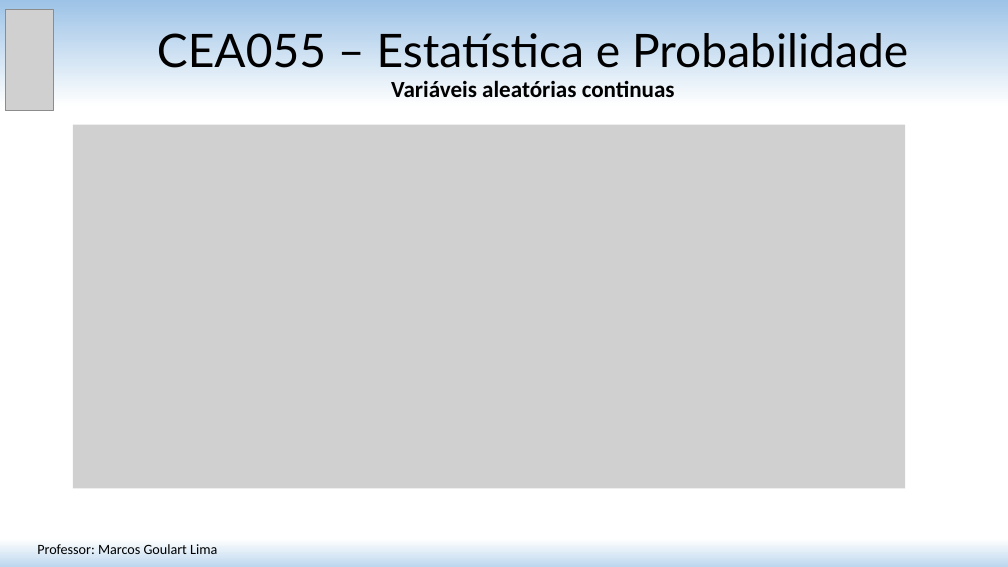
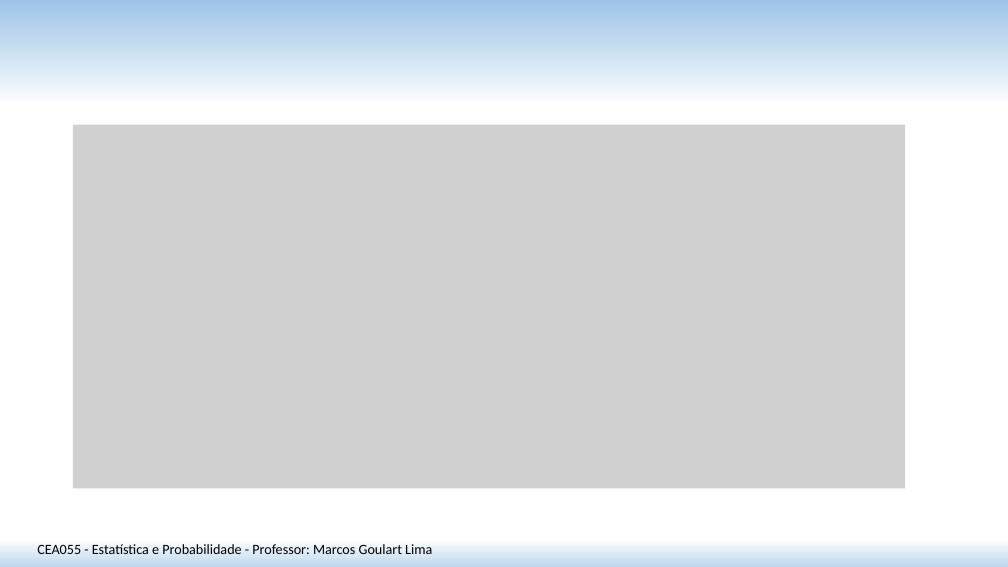
Before and after one commit to matmarcos/minhas-aulas, a slide deck: slide 8 of content/2026-2/cea055-estatistica-probabilidade/13-modelos-continuos-ii-normal/Aula_13_Modelos_Continuos_II_Normal.pptx. Drawn at 1008x567 pixels with LibreOffice and Linux fonts; fonts in the diff are those of the drawing; grey boxes stand for pictures. Boxes give left, top, right and bottom in pixels: in the first picture for what was removed or moved away, otherwise in the second. Text is boxed around its words. In the diff, an @@ line names an element or a change of style, - is before the commit and + after.

```diff
--- a/content/2026-2/cea055-estatistica-probabilidade/13-modelos-continuos-ii-normal/Aula_13_Modelos_Continuos_II_Normal.pptx
+++ b/content/2026-2/cea055-estatistica-probabilidade/13-modelos-continuos-ii-normal/Aula_13_Modelos_Continuos_II_Normal.pptx
@@ picture removed at [5,9,54,110] @@
@@ title removed at [157,33,908,97] @@
-CEA055 – Estatística e Probabilidade
-Variáveis aleatórias continuas
@@ text at [37,544,432,554]: text changed @@
-Professor: Marcos Goulart Lima
+CEA055 - Estatística e Probabilidade - Professor: Marcos Goulart Lima
```
Also in this commit, not shown: 21 other slides changed, 19 other files.
